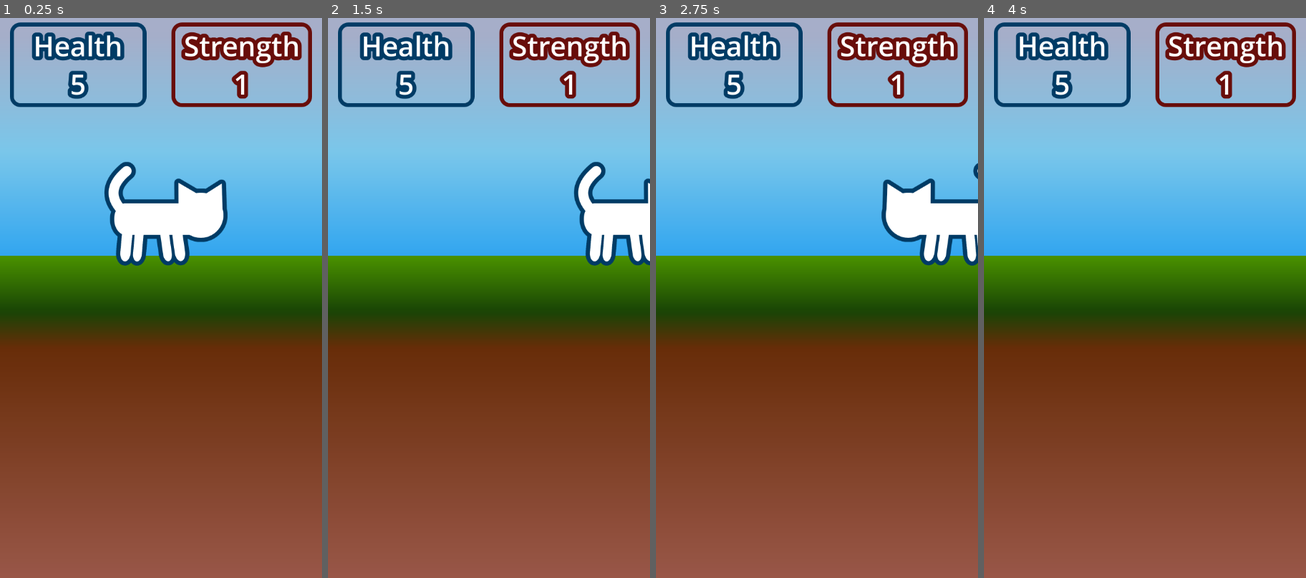
Above: before the commit, frames 1-4 (left to right).
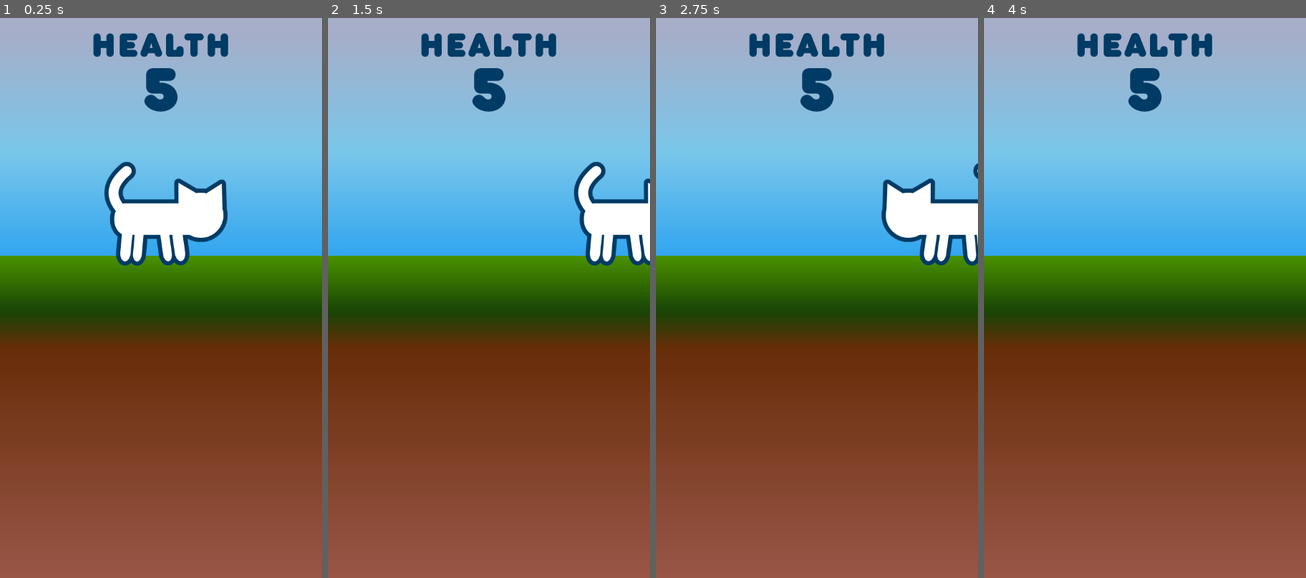
Above: after the commit, the same moments.

Repository: HyperGameDev/Godot-Sginals-Sample-Project
Game: Godot game, scene res://main_scene.tscn
Same seed, same stepped clock (60 frames per second), same inputs: the game is played once before the commit and once after it.
Inputs:
- Up to frame 1 (0.25 s): no input
- Up to frame 2 (1.5 s): tap Enter (ui_accept) at 0.5, 0.77 s; hold Right (Right) from 0.53 s (still down)
- Up to frame 3 (2.75 s): tap Enter (ui_accept) at 1.52 s; release Right (Right) at 2.03 s; hold Left (Left) from 2.03 s (still down)
- Up to frame 4 (4 s): release Left (Left) at 2.78 s; hold Right (Right) from 2.78 s (still down); tap Enter (ui_accept) at 3.02, 3.77 s

The runs differ from the first frame. In frame 1, 6.3% of the frame differs, in the area x 3-97%, y 0-17%; in frame 2, 6.3%; in frame 3, 6.3%; in frame 4, 6.3%.

Commit message:
better ui

Diff:
--- a/main_scene.tscn
+++ b/main_scene.tscn
@@ -30,11 +30,14 @@
 border_width_top = 8
 border_width_right = 8
 border_width_bottom = 8
-border_color = Color(0, 0.231373, 0.396078, 1)
+border_color = Color(0, 0.233333, 0.4, 0)
 corner_radius_top_left = 20
 corner_radius_top_right = 20
 corner_radius_bottom_right = 20
 corner_radius_bottom_left = 20
+
+[sub_resource type="FontVariation" id="FontVariation_2c62f"]
+spacing_glyph = 4
 
 [sub_resource type="StyleBoxFlat" id="StyleBoxFlat_gyfs4"]
 bg_color = Color(0.6, 0.6, 0.6, 0)
@@ -114,31 +117,34 @@
 
 [node name="PanelContainer_Health" type="PanelContainer" parent="CanvasLayer/MarginContainer/HSplitContainer"]
 layout_mode = 2
+size_flags_horizontal = 4
 theme_override_styles/panel = SubResource("StyleBoxFlat_2c62f")
 
 [node name="VBox_HP" type="VBoxContainer" parent="CanvasLayer/MarginContainer/HSplitContainer/PanelContainer_Health"]
 layout_mode = 2
-theme_override_constants/separation = 0
+theme_override_constants/separation = -22
 alignment = 1
 
 [node name="Label_HP" type="Label" parent="CanvasLayer/MarginContainer/HSplitContainer/PanelContainer_Health/VBox_HP"]
 layout_mode = 2
+theme_override_colors/font_color = Color(0, 0.231373, 0.396078, 1)
 theme_override_colors/font_outline_color = Color(0, 0.231373, 0.396078, 1)
-theme_override_constants/outline_size = 31
-theme_override_font_sizes/font_size = 56
-text = "Health"
+theme_override_fonts/font = SubResource("FontVariation_2c62f")
+theme_override_font_sizes/font_size = 67
+text = "  Health  "
 horizontal_alignment = 1
 
 [node name="Label_HP_Val" type="Label" parent="CanvasLayer/MarginContainer/HSplitContainer/PanelContainer_Health/VBox_HP"]
 unique_name_in_owner = true
 layout_mode = 2
+theme_override_colors/font_color = Color(0, 0.231373, 0.396078, 1)
 theme_override_colors/font_outline_color = Color(0, 0.231373, 0.396078, 1)
-theme_override_constants/outline_size = 31
-theme_override_font_sizes/font_size = 56
+theme_override_font_sizes/font_size = 121
 text = "5"
 horizontal_alignment = 1
 
 [node name="PanelContainer_Strength" type="PanelContainer" parent="CanvasLayer/MarginContainer/HSplitContainer"]
+visible = false
 layout_mode = 2
 theme_override_styles/panel = SubResource("StyleBoxFlat_gyfs4")
 
--- a/project.godot
+++ b/project.godot
@@ -20,6 +20,10 @@
 window/size/viewport_width=648
 window/size/viewport_height=1152
 window/stretch/mode="viewport"
+
+[gui]
+
+theme/custom_font="uid://brdi4lofj7u3a"
 
 [input]
 
Binary file added: UI/TypeType - TTMilksCasualPie-Base.otf
Not shown, added: UI/TypeType - TTMilksCasualPie-Base.otf.import
Not shown: 1 places in main_scene.tscn that only renumber resources
